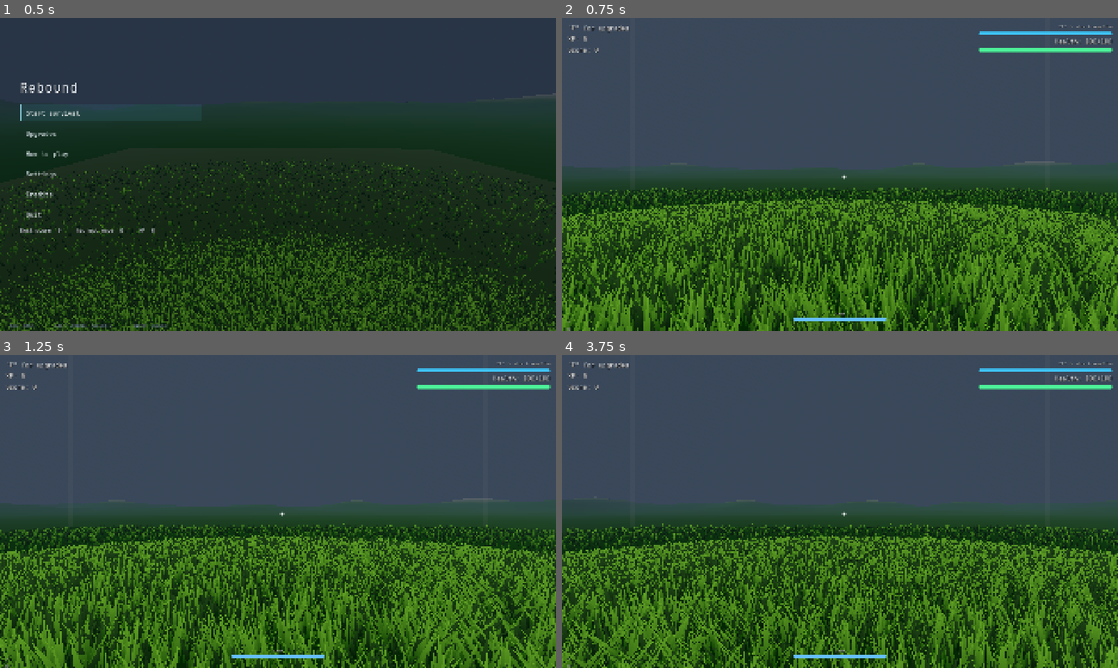
Above: before the commit, frames 1-4 (two rows, left to right).
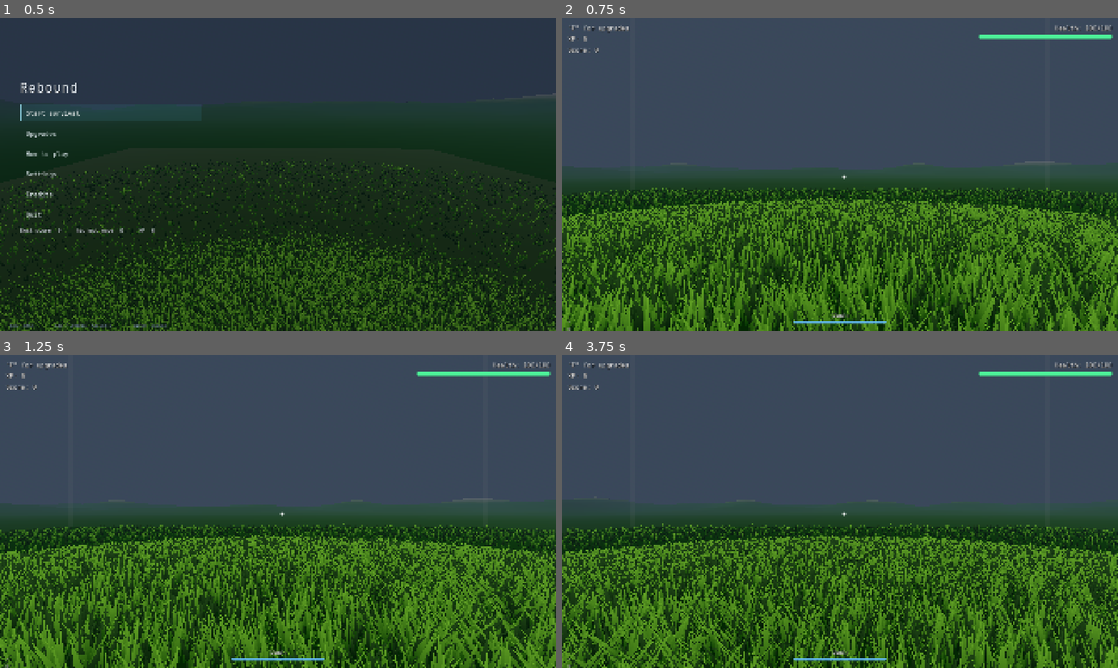
Above: after the commit, the same moments.

Repository: Error403Allowed/Rebound
Game: Godot game, scene res://UI/boot.tscn
The game is run twice, just before and just after one commit, with the same random seed, the same clock (stepped at 60 frames per second) and the same inputs.
Inputs (mouse positions are in pixels of both pictures, inside the frame that each line leads up to):
- Up to frame 1 (0.5 s): no input
- Up to frame 2 (0.75 s): click "Start survival" at 0.5 s
- Up to frame 3 (1.25 s): no input
- Up to frame 4 (3.75 s): tap Enter at 1.25 s; move the mouse to (867, 511) at 1.27 s; hold W 1.28-3.5 s; tap E at 1.35 s; click (867, 511) at 1.42 s; tap Space at 1.52, 2.27 s; move the mouse to (812, 511) at 2.02 s; tap Q at 2.1 s; move the mouse to (851, 505) at 2.77 s; tap R at 2.85 s; click "OK" at 3.5 s

Frame 1 is identical in both runs. In frame 2, 1.6% of the frame differs, in the area x 41-100%, y 2-98%; in frame 3, 1.6%; in frame 4, 1.6%.
Error after the commit: Invalid assignment of property or key 'text' with value of type 'String' on a base object of type 'Nil'. (res://UI/ui_manager.gd:288)

Commit message:
Remove trampoline bar and match dash label size

Diff:
--- a/UI/ui_manager.gd
+++ b/UI/ui_manager.gd
@@ -26,7 +26,6 @@
 var score_text: Label
 var tier_text: Label
 var cooldown: ProgressBar
-var trampoline_bar: ProgressBar
 var fps_text: Label
 var elapsed := 0.0
 var modal: ConfirmationDialog
@@ -258,9 +257,6 @@
 	if active_player != null:
 		if cooldown != null:
 			cooldown.value = clampf(active_player.dash_charge, 0.0, 1.0)
-		if trampoline_bar != null:
-			var recharge := 1.0 - clampf(active_player.cooldown_left / maxf(0.01, active_player.trampoline_cooldown), 0.0, 1.0)
-			trampoline_bar.value = recharge
 	if loading:
 		var progress: Array = []
 		var status := ResourceLoader.load_threaded_get_status(ARENA, progress)
@@ -361,11 +357,6 @@
 	right.offset_top = 20
 	right.add_theme_constant_override("separation", 8)
 	right.mouse_filter = Control.MOUSE_FILTER_IGNORE
-	tier_text = _hud_label(right, "TRAMPOLINE", 14)
-	tier_text.horizontal_alignment = HORIZONTAL_ALIGNMENT_RIGHT
-	trampoline_bar = _hud_bar(right, Color(0.25, 0.8, 1.0), 10)
-	trampoline_bar.max_value = 1.0
-	trampoline_bar.value = 1.0
 	health_text = _hud_label(right, "Health: 100/100")
 	health_text.horizontal_alignment = HORIZONTAL_ALIGNMENT_RIGHT
 	health_bar = _hud_bar(right, Color(0.3, 0.95, 0.6), 14)
@@ -378,7 +369,7 @@
 	dash_container.offset_bottom = -28.0
 	dash_container.add_theme_constant_override("separation", 4)
 	dash_container.mouse_filter = Control.MOUSE_FILTER_IGNORE
-	var dash_title := _hud_label(dash_container, "DASH", 14)
+	var dash_title := _hud_label(dash_container, "DASH")
 	dash_title.horizontal_alignment = HORIZONTAL_ALIGNMENT_CENTER
 	cooldown = _hud_bar(dash_container, Color(0.4, 0.75, 1.0), 10)
 	cooldown.max_value = 1.0
